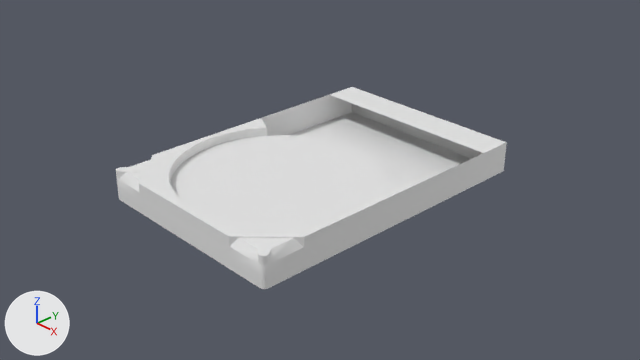
What one commit did to the Blender file Blow Out/Blow Out.blend.
One viewpoint serves both versions: the file's camera 'Camera'. Every picture has the same lights, and +X, +Y and +Z are marked at lower left.
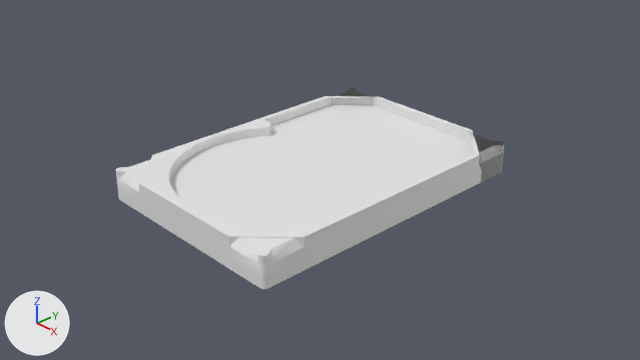
Commit message: Färdig med basen av hårddisken för blow outen

Boxes (x1, y1, x2, y2) around the edits, measured in the pictures (640 x 360 px):
'Cube', reshaped
    before: (116, 87, 507, 289)
    after: (116, 88, 504, 289)
part 1 of me_cube, added
    after: (479, 141, 504, 152)
part 2 of me_cube, added
    after: (346, 88, 358, 96)
part 3 of me_cube, built on
    before: (157, 87, 507, 273)
    after: (157, 92, 504, 273)

The change in detail:
me_cube is used by ob_cube; location (0.0, 0.0, 0.0).
me_cube had 261 vertices, 155 faces and spanned x -1.4..0.0, y -2.1..1.99, z -0.11..0.3.
me_cube now has 478 vertices, 297 faces and spans x -1.4..1.4, y -2.1..1.99, z -0.11..0.3.
me_cube part 1: the loose piece of 68 vertices spanning x -1.4..-1.13, y -2.1..-1.82, z 0.16..0.29 is copied, and the copy is mirrored in y about its middle, then moved by (0.0, 3.81, 0.0); it spans x -1.4..-1.13, y 1.71..1.98, z 0.16..0.29.
me_cube part 2: the loose piece of 68 vertices spanning x -1.4..-1.13, y -2.1..-1.82, z 0.16..0.29 is copied, and the copy is turned 180 degrees about the z axis through its middle, then moved by (2.52, 3.81, 0.0); it spans x 1.13..1.4, y 1.71..1.98, z 0.16..0.29.
Part 3, on me_cube:
8 vertices are removed from x -1.4..0.0, y 1.51..1.99, z -0.11..0.3.
16 faces are deleted.
3 vertices in x -1.4..-0.92, y 1.51, z -0.11..0.05 move by (0.0, -0.09, 0.0).
3 vertices move from x -1.4..-0.92, y 1.99, z -0.11..0.3 to x -1.34..-0.85, y 1.99, z -0.11..0.3.
49 vertices are added at x -1.4..1.4, y 0.1..1.99, z -0.11..0.3.
27 new vertices lie (0.0, 0.0, 0.13) away from vertices in x -1.4..1.4, y 0.1..1.99, z 0.05..0.17.
13 new vertices lie (0.0, 0.0, -0.16) away from vertices in x -1.4..1.4, y 1.93..1.99, z 0.05.
88 new faces join them.
